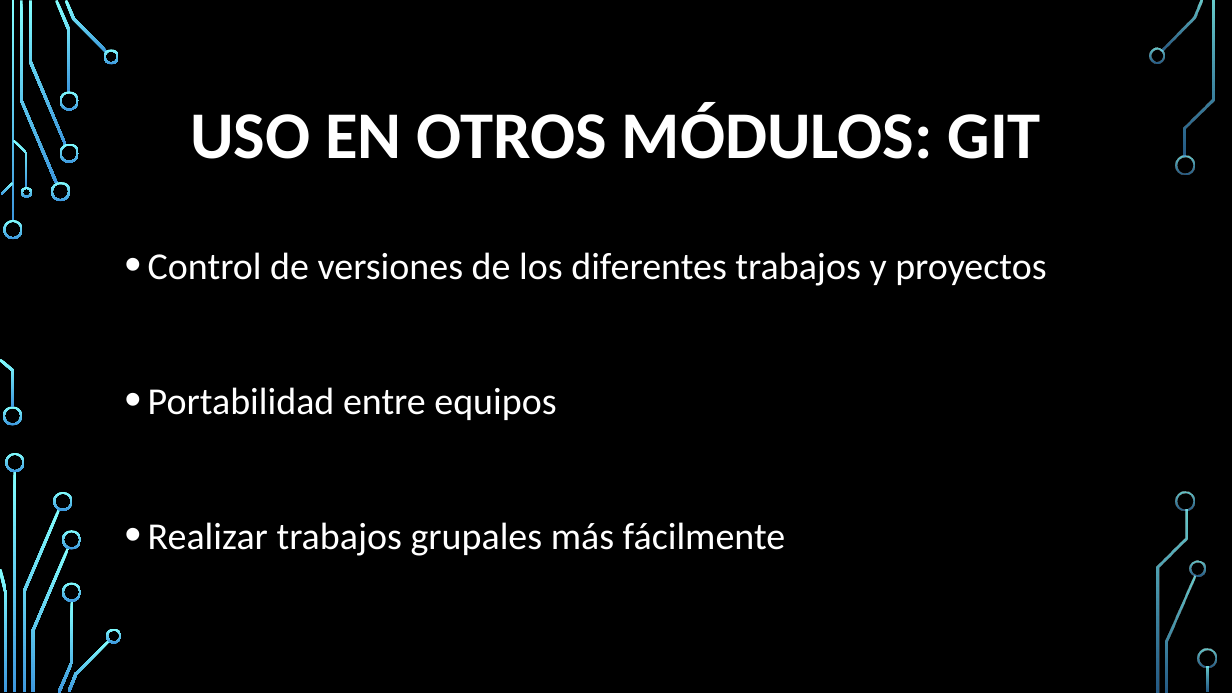
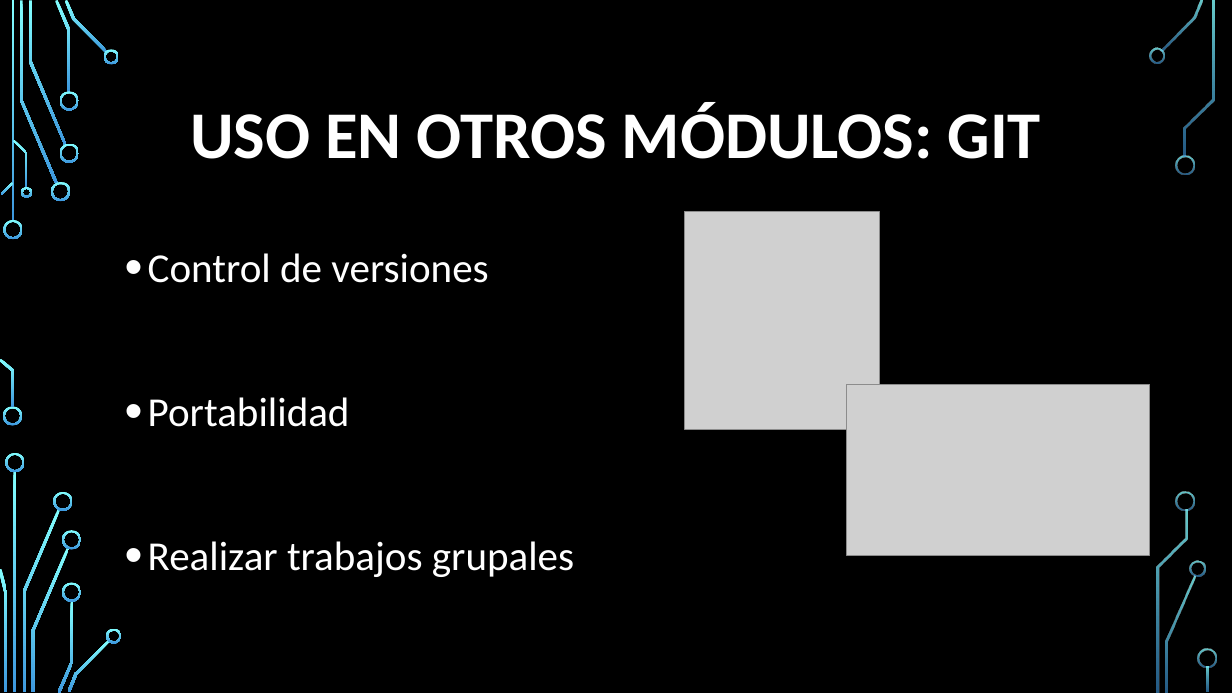
Before and after one commit to Fadria/SGE-Repte-00-Grup-B, a slide deck: slide 12 of Exposicions/Presentación 2 Docker y Python 3 Grupo B.pptx (slide 11 before the commit). Drawn at 1232x693 pixels with LibreOffice and Linux fonts; fonts in the diff are those of the drawing; grey boxes stand for pictures; background and template pictures are left out. Boxes give left, top, right and bottom in pixels: in the first picture for what was removed or moved away, otherwise in the second. Text is boxed around its words. In the diff, an @@ line names an element or a change of style, - is before the commit and + after.

```diff
--- a/Exposicions/Presentación 2 Docker y Python 3 Grupo B.pptx
+++ b/Exposicions/Presentación 2 Docker y Python 3 Grupo B.pptx
@@ picture added at [685, 212, 880, 429] @@
@@ text at [148, 253, 574, 577]: text changed; size 29.6 to 32 pt @@
-• Control de versiones de los diferentes trabajos y proyectos
-• Portabilidad entre equipos
-• Realizar trabajos grupales más fácilmente
+• Control de versiones
+• Portabilidad
+• Realizar trabajos grupales
@@ picture added at [847, 384, 1150, 555] @@
```
Also in this commit, not shown: 13 other slides changed, 2 slides added, 5 other files.
